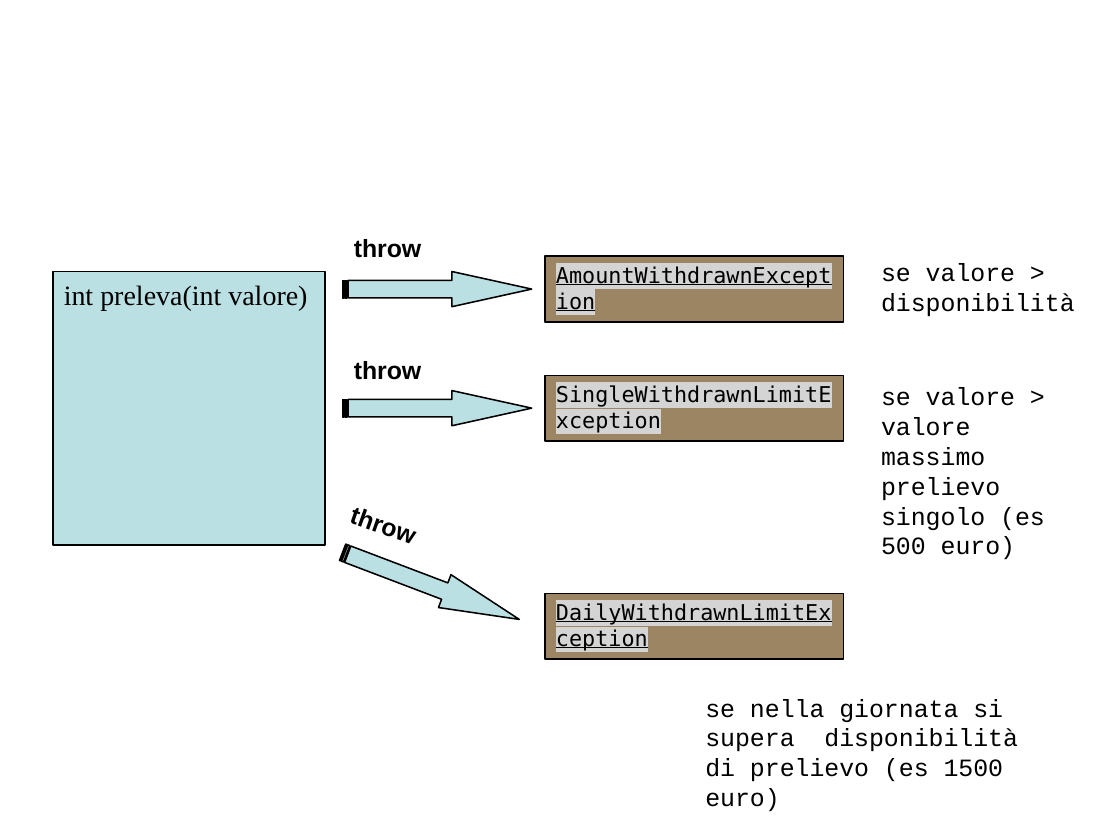
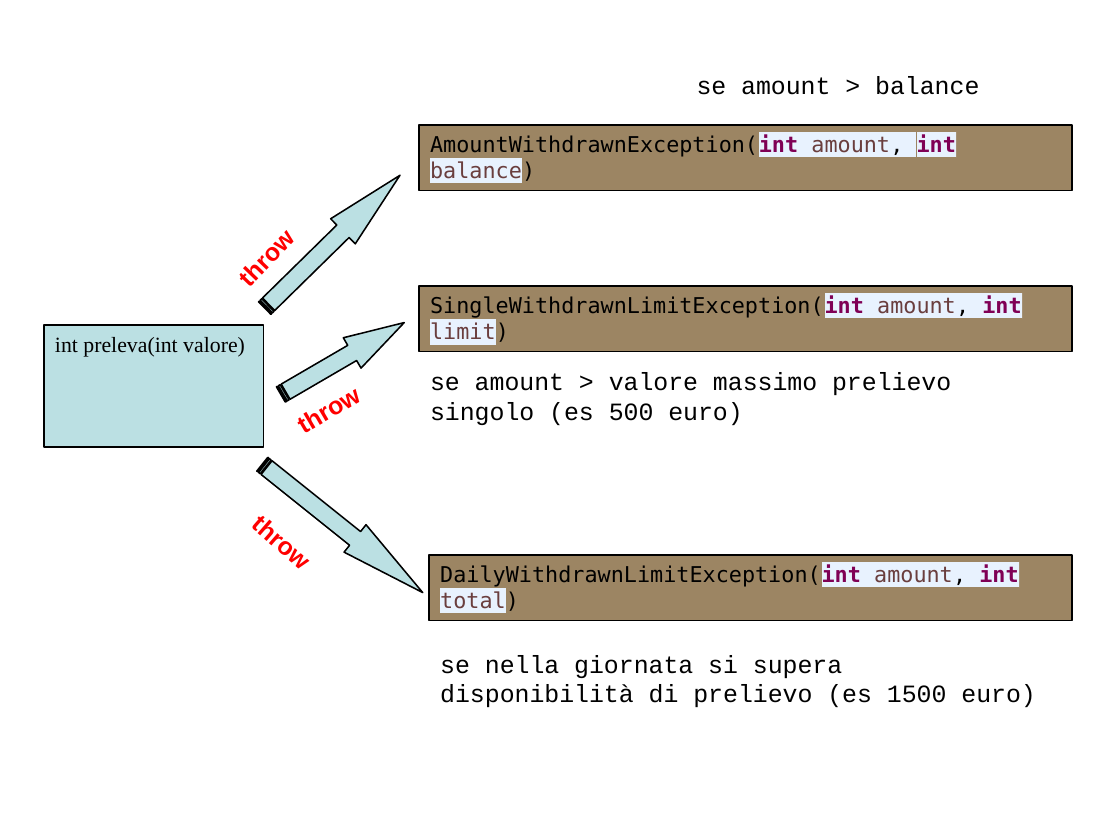
Before and after one commit to checksound/EsempioPorfolio, a slide deck: slide 2 of Porfolio.ppsx (slide 1 before the commit). Drawn at 1120x840 pixels with LibreOffice and Linux fonts; fonts in the diff are those of the drawing. Boxes give left, top, right and bottom in pixels: in the first picture for what was removed or moved away, otherwise in the second. Text is boxed around its words. In the diff, an @@ line names an element or a change of style, - is before the commit and + after.

```diff
--- a/Porfolio.ppsx
+++ b/Porfolio.ppsx
@@ text at (x1=697, y1=76, x2=979, y2=95): text changed @@
-se valore > disponibilità
+se amount > balance
@@ rectangle "AmountWithdrawnException(int amount, int balance)" resized from (x1=545, y1=256, x2=844, y2=323) to (x1=419, y1=125, x2=1072, y2=192) @@
@@ text in rectangle at (x1=430, y1=134, x2=956, y2=183): text changed @@
-AmountWithdrawnException
+AmountWithdrawnException(int amount, int balance)
@@ text "throw" moved from (x1=354, y1=239, x2=421, y2=258) to (x1=219, y1=179, x2=341, y2=303) @@
@@ text "throw" at (x1=219, y1=179, x2=341, y2=303): text colour #000000 to #FF0000; rotation 0 to 313 degrees @@
@@ striped right arrow at (x1=252, y1=163, x2=412, y2=320): proportions changed; rotation 0 to 315 degrees @@
@@ rectangle "SingleWithdrawnLimitException(int amount, int limit)" resized from (x1=545, y1=375, x2=844, y2=441) to (x1=419, y1=286, x2=1072, y2=352) @@
@@ text in rectangle at (x1=430, y1=295, x2=1021, y2=344): text changed @@
-SingleWithdrawnLimitException
+SingleWithdrawnLimitException(int amount, int limit)
@@ rectangle "int preleva(int valore)" resized from (x1=53, y1=271, x2=325, y2=544) to (x1=44, y1=325, x2=263, y2=447) @@
@@ rectangle "int preleva(int valore)" at (x1=44, y1=325, x2=263, y2=447): size 18 to 14 pt @@
@@ striped right arrow at (x1=272, y1=307, x2=412, y2=409): proportions changed; rotation 0 to 329 degrees @@
@@ text "throw" moved from (x1=354, y1=361, x2=421, y2=380) to (x1=279, y1=351, x2=406, y2=450) @@
@@ text "throw" at (x1=279, y1=351, x2=406, y2=450): text colour #000000 to #FF0000; rotation 0 to 329 degrees @@
@@ text at (x1=430, y1=372, x2=951, y2=425): text changed @@
-se valore > valore massimo prelievo singolo (es 500 euro)
+se amount > valore massimo prelievo singolo (es 500 euro)
@@ striped right arrow at (x1=251, y1=450, x2=433, y2=606): proportions changed; rotation 20 to 38 degrees @@
@@ text "throw" moved from (x1=334, y1=490, x2=514, y2=588) to (x1=235, y1=496, x2=356, y2=609) @@
@@ text "throw" at (x1=235, y1=496, x2=356, y2=609): text colour #000000 to #FF0000; rotation 19 to 41 degrees @@
@@ rectangle "DailyWithdrawnLimitException(int amount, int total)" resized from (x1=545, y1=594, x2=844, y2=660) to (x1=429, y1=554, x2=1072, y2=620) @@
@@ text in rectangle at (x1=440, y1=564, x2=1018, y2=613): text changed @@
-DailyWithdrawnLimitException
+DailyWithdrawnLimitException(int amount, int total)
@@ text "se nella giornata si supera ..." rewrapped from (x1=705, y1=699, x2=1018, y2=811) to (x1=440, y1=655, x2=1036, y2=707) @@
```
Also in this commit, not shown: 1 slide added, 16 other files.
